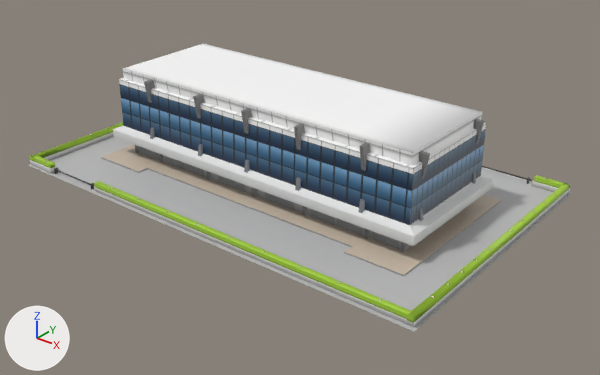
Before and after pictures for a commit that changed the FBX model Assets/3D Asset/Asset/BanguanFix/Building/Perumahan/Ruko1.fbx.
Camera for both pictures: a camera (50 mm lens) standing at (150.4, -183.1, 111.6) and looking at (6.8, -3.6, 0.3). Lighting does not change. The marker at lower left points along +X, +Y and +Z. The picture after the commit comes second. Objects named as collision shapes, trigger or cutter boxes, shadow casters or lower levels of detail are left out. Where no turn or scale is listed for an object, it has been applied to the vertices. Vertices at exactly the same position are counted once.

In view in the first picture: 'Building4_LOD0', 'FlorBuilding4_LOD0', 'WallsBuilding4_LOD0'.
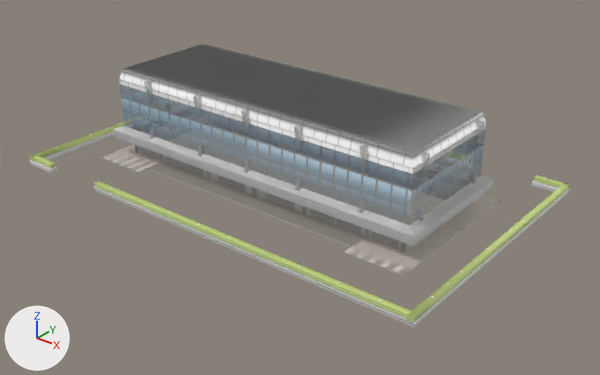
The change, as a diff of the scene's bpy script:
```diff
--- a/Assets/3D Asset/Asset/BanguanFix/Building/Perumahan/Ruko1.fbx.py
+++ b/Assets/3D Asset/Asset/BanguanFix/Building/Perumahan/Ruko1.fbx.py
@@ img_building_png @@
-img_building_png = load_image('Building.png', 'Building.png', 650, 825, 'sRGB')
+img_building_png = load_image('Building.png', 'Building.png', 650, 825, 'Non-Color')
@@ img_window2_png @@
-img_window2_png = load_image('Window2.png', '../../Texture/1x/Window2.png', 1024, 1024, 'sRGB')
+img_window2_png = load_image('Window2.png', '../../Texture/1x/Window2.png', 1024, 1024, 'Non-Color')
@@ img_texture_main_png @@
-img_texture_main_png = load_image('texture main.png', '../../Texture/texture main.png', 256, 256, 'sRGB')
+img_texture_main_png = load_image('texture main.png', '../../Texture/texture main.png', 256, 256, 'Non-Color')
@@ img_rollingdoor___copy_png @@
-img_rollingdoor___copy_png = load_image('RollingDoor - Copy.png', '../../Texture/RollingDoor - Copy.png', 2160, 2160, 'sRGB')
+img_rollingdoor___copy_png = load_image('RollingDoor - Copy.png', '../../Texture/RollingDoor - Copy.png', 2160, 2160, 'Non-Color')
@@ img_daun_png @@
-img_daun_png = load_image('Daun.png', '../../Texture/Daun.png', 2160, 2160, 'sRGB')
+img_daun_png = load_image('Daun.png', '../../Texture/Daun.png', 2160, 2160, 'Non-Color')
@@ mat_building @@
 n0 = _N.new('ShaderNodeBsdfPrincipled'); n0.name = 'Principled BSDF'
 n2.image = img_building_png
+n3 = _N.new('ShaderNodeTexImage'); n3.name = 'Image Texture.001'
+n3.image = img_building_png
 _L.new(n2.outputs[0], n0.inputs[0])  # 'Color' to 'Base Color'
 _L.new(n0.outputs[0], n1.inputs[0])  # 'BSDF' to 'Surface'
+_L.new(n3.outputs[0], n0.inputs[4])  # 'Color' to 'Alpha'
@@ mat_window @@
 n0 = _N.new('ShaderNodeBsdfPrincipled'); n0.name = 'Principled BSDF'
 n2.image = img_window2_png
+n3 = _N.new('ShaderNodeTexImage'); n3.name = 'Image Texture.001'
+n3.image = img_window2_png
 _L.new(n2.outputs[0], n0.inputs[0])  # 'Color' to 'Base Color'
 _L.new(n0.outputs[0], n1.inputs[0])  # 'BSDF' to 'Surface'
+_L.new(n3.outputs[0], n0.inputs[4])  # 'Color' to 'Alpha'
@@ mat_props @@
 n0 = _N.new('ShaderNodeBsdfPrincipled'); n0.name = 'Principled BSDF'
 n2.image = img_texture_main_png
+n3 = _N.new('ShaderNodeTexImage'); n3.name = 'Image Texture.001'
+n3.image = img_texture_main_png
 _L.new(n2.outputs[0], n0.inputs[0])  # 'Color' to 'Base Color'
 _L.new(n0.outputs[0], n1.inputs[0])  # 'BSDF' to 'Surface'
+_L.new(n3.outputs[0], n0.inputs[4])  # 'Color' to 'Alpha'
@@ mat_kantin @@
 n0 = _N.new('ShaderNodeBsdfPrincipled'); n0.name = 'Principled BSDF'
 n2.image = img_rollingdoor___copy_png
+n3 = _N.new('ShaderNodeTexImage'); n3.name = 'Image Texture.001'
+n3.image = img_rollingdoor___copy_png
 _L.new(n2.outputs[0], n0.inputs[0])  # 'Color' to 'Base Color'
 _L.new(n0.outputs[0], n1.inputs[0])  # 'BSDF' to 'Surface'
+_L.new(n3.outputs[0], n0.inputs[4])  # 'Color' to 'Alpha'
@@ mat_daun @@
 n0 = _N.new('ShaderNodeBsdfPrincipled'); n0.name = 'Principled BSDF'
 n2.image = img_daun_png
+n3 = _N.new('ShaderNodeTexImage'); n3.name = 'Image Texture.001'
+n3.image = img_daun_png
 _L.new(n2.outputs[0], n0.inputs[0])  # 'Color' to 'Base Color'
 _L.new(n0.outputs[0], n1.inputs[0])  # 'BSDF' to 'Surface'
+_L.new(n3.outputs[0], n0.inputs[4])  # 'Color' to 'Alpha'
@@ me_scene_010 @@
-me_scene_010.from_pydata(...)  # 729 vertices, 449 faces; spans x -21.6..124.1, y -1.1..88.3, z -1.3..1.8
+me_scene_010.from_pydata(...)  # 585 vertices, 317 faces; spans x -21.6..124.1, y -1.1..88.3, z -1.3..1.8
+# me_scene_010 part 1: 6 loose pieces with 144 vertices, spanning x -9.9..112.1, y -0.5..87.6, z -1.3..0.6, are deleted
 me_scene_010.materials.append(mat_props)
@@ ob_florbuilding4_lod0 @@
-ob_florbuilding4_lod0 = bpy.data.objects.new('FlorBuilding4_LOD0', me_scene_001)
@@ ob_building1_lod1 @@
+ob_building1_lod1 = bpy.data.objects.new('Building1_LOD1', me_scene_003)  # 340 vertices, 123 faces; spans x -59.0..59.0, y -26.9..26.9, z 0.2..29.6
+ob_building1_lod1.location = (0.0, 0.0, 0.0)
```

Changed parts and their boxes [x1, y1, x2, y2] in the pictures (600 x 375 px):
'Building4_LOD0', surface changed (white to grey)
    both: [101, 44, 498, 276]
'FlorBuilding4_LOD0', deleted
    before: [28, 136, 572, 331]
'Building1_LOD1', added
    after: [119, 45, 486, 250]
    faces in mat_building: [119, 45, 486, 225]
'WallsBuilding4_LOD0', surface changed, reshaped
    before: [30, 122, 571, 327]
    after: [30, 102, 571, 327]
part 1 of me_scene_010, deleted
    before: [54, 166, 532, 190]
